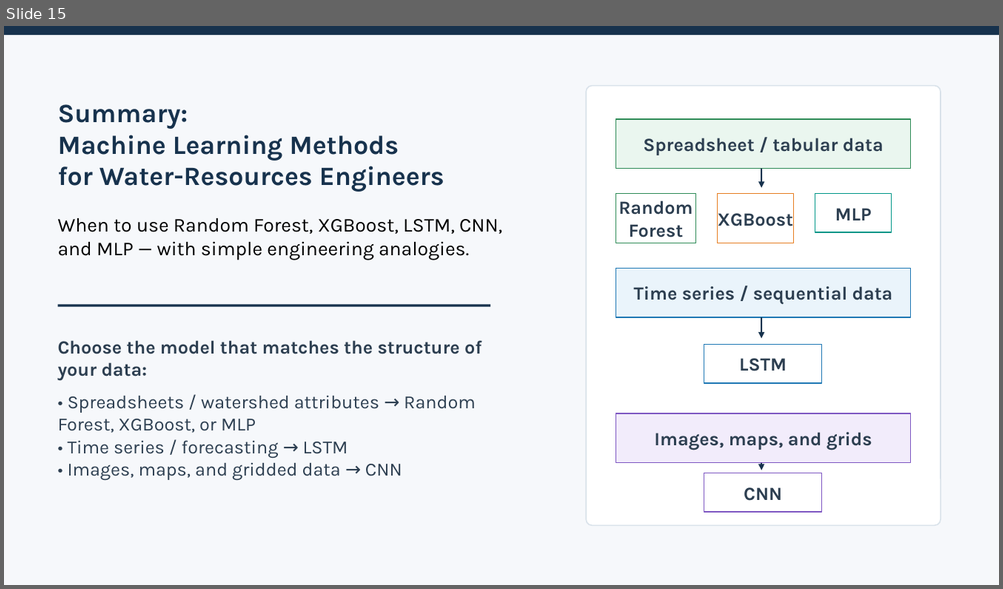
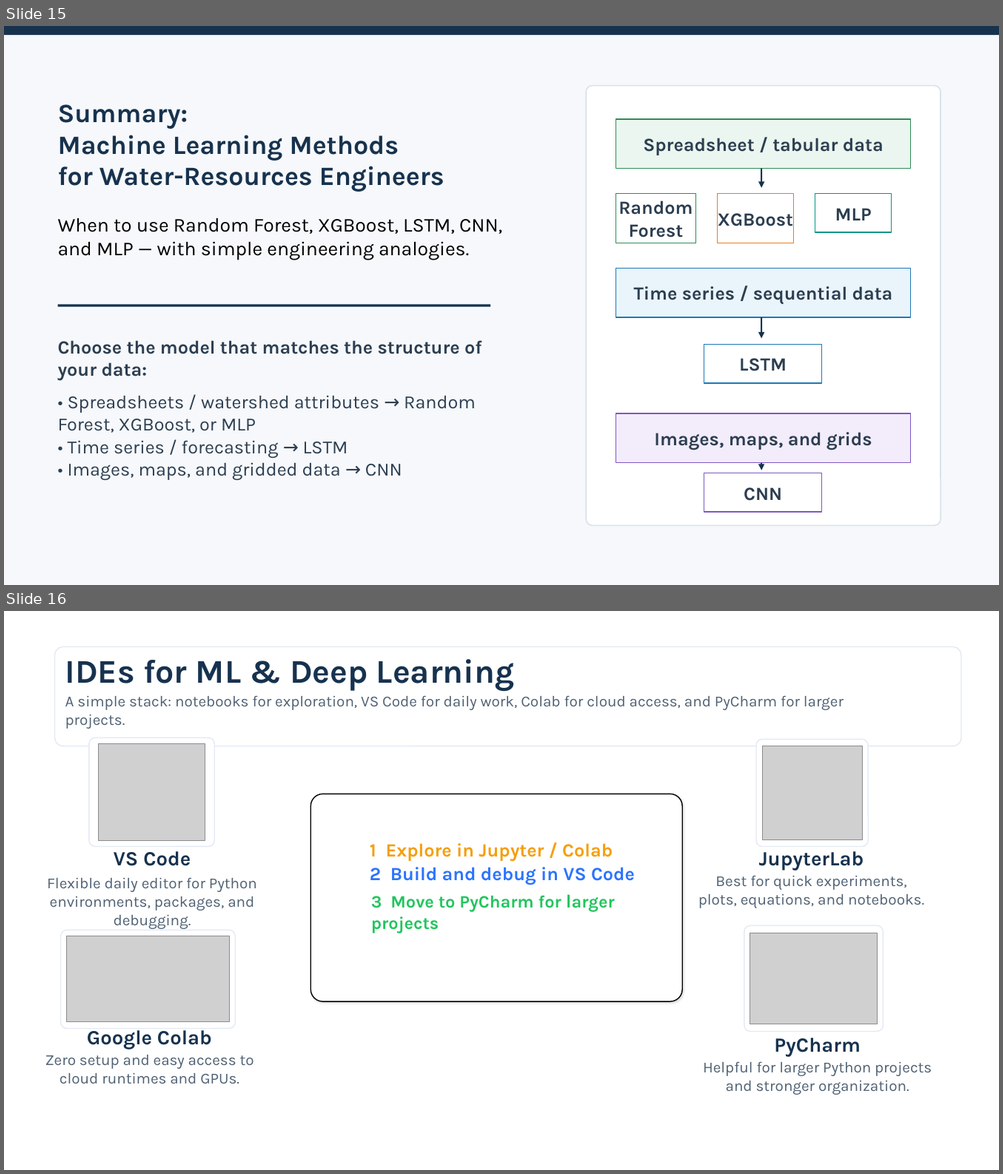
Before and after one commit to hrmauny/ewri-2026-workshop-resources, a slide deck: AI_ML_Water_Resources_Obey.pptx. Shown one above the other, each under a label of ours: slide 15 before the commit, slides 15 and 16 after it. The pictures are 1003x589 and 1003x1174 pixels, drawn with LibreOffice and Linux fonts; fonts in the diff are those of the drawing; grey boxes stand for pictures. Boxes give left, top, right and bottom in pixels: in the first picture for what was removed or moved away, otherwise in the second. Text is boxed around its words. In the diff, an @@ line names an element or a change of style, - is before the commit and + after.

Commit message:
Update presentation on AI and machine learning applications in water resources

```diff
--- a/AI_ML_Water_Resources_Obey.pptx
+++ b/AI_ML_Water_Resources_Obey.pptx
@@ slide 16 added at box(4, 611, 999, 1170), background #FFFFFF @@
@@ rounded rectangle added at box(55, 647, 962, 746), fill #FFFFFF, outline #E1EAF5 1 pt @@
@@ text added at box(65, 659, 514, 691), 32 pt, text #16324F, bold @@
+IDEs for ML & Deep Learning
@@ text added at box(65, 695, 843, 729), 14.8 pt, text #4F6173 @@
+A simple stack: notebooks for exploration, VS Code for daily work, Colab for cloud access, and PyCharm for larger projects.
@@ rounded rectangle added at box(89, 738, 214, 847), fill #FFFFFF, outline #E3EAF5 1 pt @@
@@ picture added at box(98, 743, 205, 841) @@
@@ rounded rectangle added at box(756, 739, 868, 847), fill #FFFFFF, outline #E3EAF5 1 pt @@
@@ picture added at box(762, 746, 862, 840) @@
@@ rounded rectangle added at box(310, 794, 683, 1002), fill #FFFFFF, outline #000000 1 pt @@
@@ text added at box(114, 851, 190, 866), 19.5 pt, text #16324F, bold @@
+VS Code
@@ text added at box(370, 843, 612, 862), 18 pt, text #F59E0B, bold @@
+1 Explore in Jupyter / Colab
@@ text added at box(759, 851, 864, 871), 19.5 pt, text #16324F, bold @@
+JupyterLab
@@ text added at box(370, 867, 634, 886), 18 pt, text #2B74FF, bold @@
+2 Build and debug in VS Code
@@ text added at box(698, 876, 924, 908), 14.8 pt, text #4F6173 @@
+Best for quick experiments, plots, equations, and notebooks.
@@ text added at box(47, 877, 257, 929), 14.8 pt, text #4F6173 @@
+Flexible daily editor for Python environments, packages, and debugging.
@@ text added at box(371, 895, 561, 934), 16.8 pt, text #22C55E, bold @@
+3 Move to PyCharm for larger projects
@@ rounded rectangle added at box(61, 931, 236, 1029), fill #FFFFFF, outline #E3EAF5 1 pt @@
@@ picture added at box(67, 937, 229, 1022) @@
@@ rounded rectangle added at box(744, 925, 883, 1032), fill #FFFFFF, outline #E3EAF5 1 pt @@
@@ picture added at box(750, 934, 877, 1024) @@
@@ text added at box(87, 1031, 212, 1050), 19.5 pt, text #16324F, bold @@
+Google Colab
@@ text added at box(774, 1038, 860, 1057), 19.5 pt, text #16324F, bold @@
+PyCharm
@@ text added at box(45, 1055, 254, 1084), 14.8 pt, text #4F6173 @@
+Zero setup and easy access to cloud runtimes and GPUs.
@@ text added at box(703, 1062, 931, 1095), 14.8 pt, text #4F6173 @@
+Helpful for larger Python projects and stronger organization.
```
